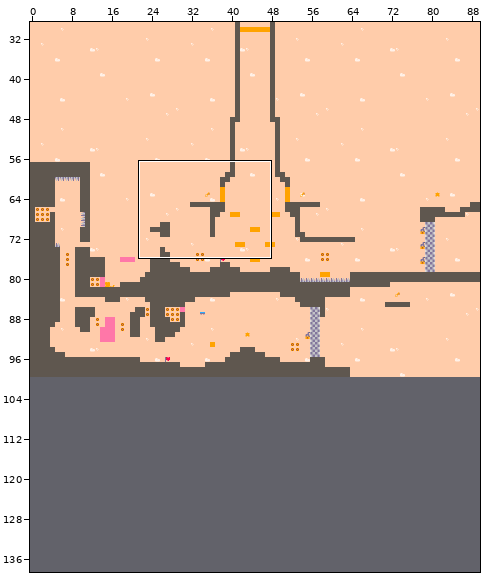
Two states of a Tiled map, assets/openLevel.tmx. The first picture is a wide view before the edit; the outline marks the close-up.
Close-up. First the earlier version:
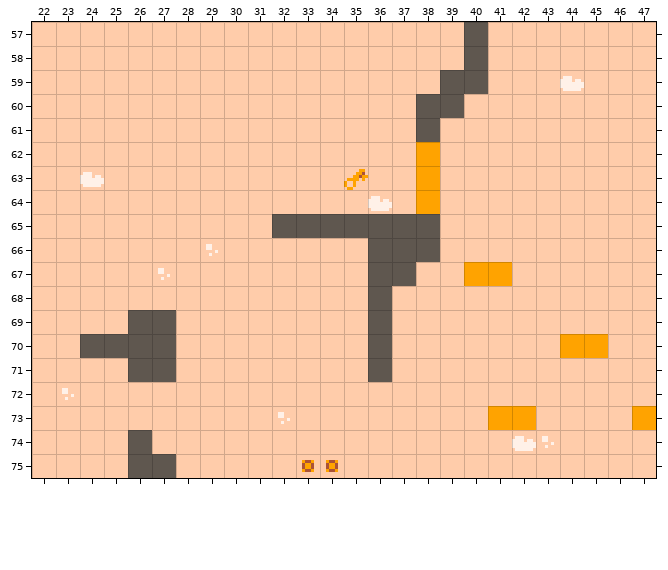
Cells are 8x8 px. Shown: x 22..47, y 57..75. The commit also changed other parts of the map, which this record leaves out. The old version is drawn lined up with the new one.
The result:
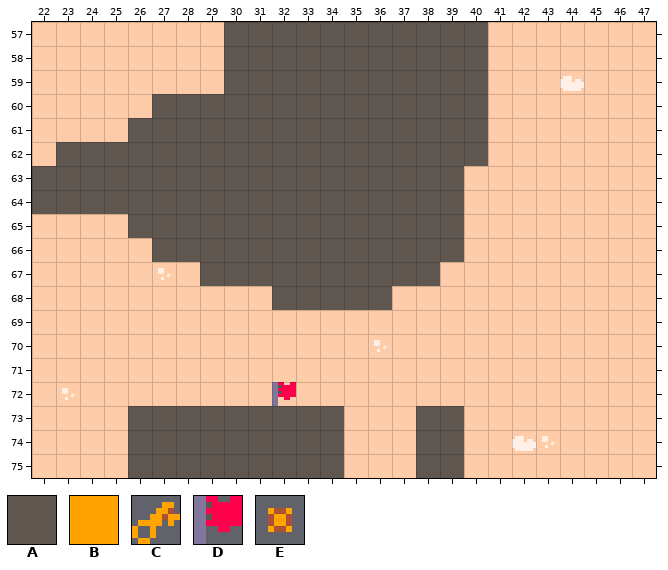
Key: from "Pico-8-Platformer": A 2, B 19, C 66, D 73, E 88.
_ is an empty cell.
Objects are placed by their top-left corner, in cells (3,4 is the top-left corner of cell 3,4); size is 1x1 cell unless given.
From old to new:
map size 90x90 -> 90x140 cells (old content now starts at 0,10; both pictures use the new coordinates)
Layer "Terrain":
y 57..58: x 30..39 __________ -> AAAAAAAAAA
y 59: x 30..38 _________ -> AAAAAAAAA
y 60: x 27..37 ___________ -> AAAAAAAAAAA; x 40 _ -> A
y 61: x 26..37 ____________ -> AAAAAAAAAAAA; x 39..40 __ -> AA
y 62: x 23..40 _______________B__ -> AAAAAAAAAAAAAAAAAA
y 63..64: x 22..39 ________________B_ -> AAAAAAAAAAAAAAAAAA
y 65: x 26..31 ______ -> AAAAAA; x 39 _ -> A
y 66: x 27..35 _________ -> AAAAAAAAA; x 39 _ -> A
y 67: x 29..35 _______ -> AAAAAAA; x 38 _ -> A; x 40..41 BB -> __
y 68: x 32..35 ____ -> AAAA
y 69: x 26..27 AA -> __; x 36 A -> _
y 70: x 24..27 AAAA -> ____; x 36 A -> _; x 44..45 BB -> __
y 71: x 26..27 AA -> __; x 36 A -> _
y 72: x 32 _ -> D
y 73: x 26..34 _________ -> AAAAAAAAA; x 38..39 __ -> AA; x 41..42 BB -> __; x 47 B -> _
y 74: x 27..34 ________ -> AAAAAAAA; x 38..39 __ -> AA
y 75: x 28..34 _____EE -> AAAAAAA; x 38..39 __ -> AA
Layer "Objects":
changed: C "Key3" at 35,63 -> outside this view
